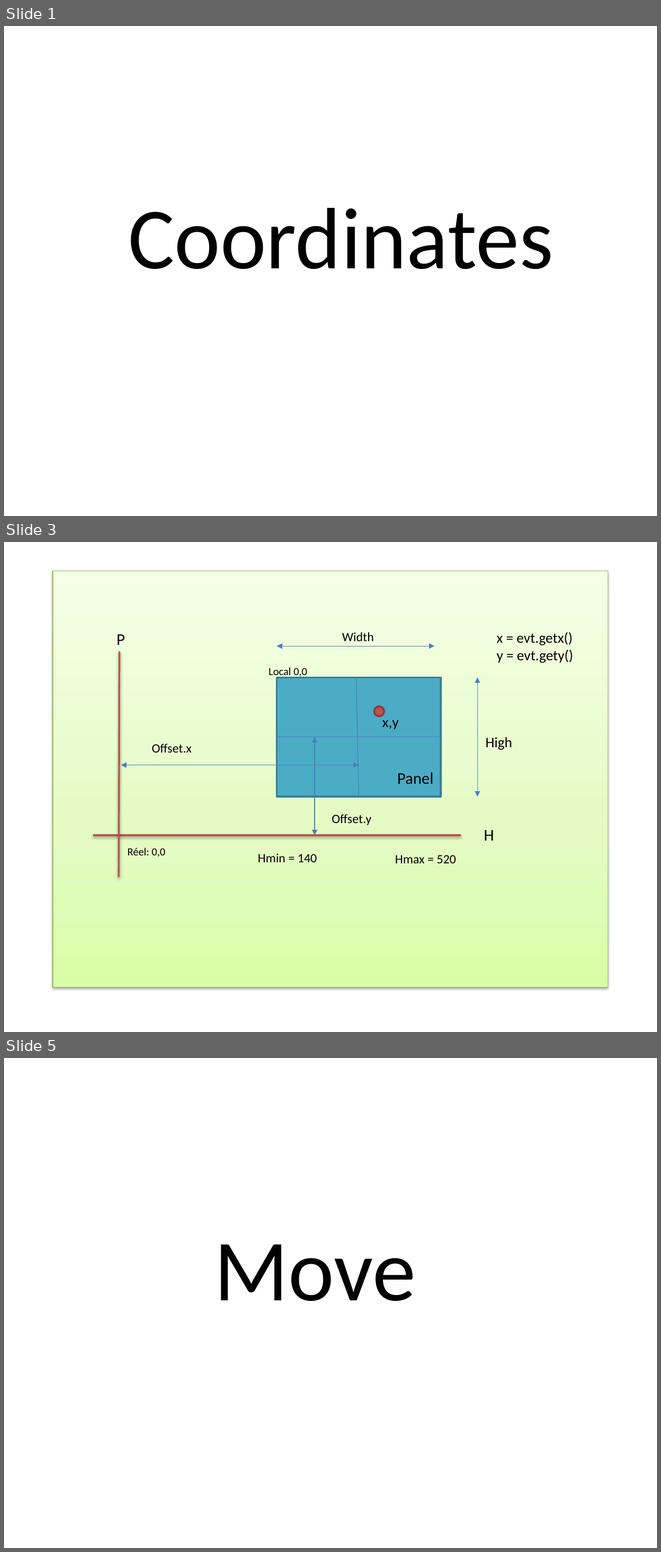
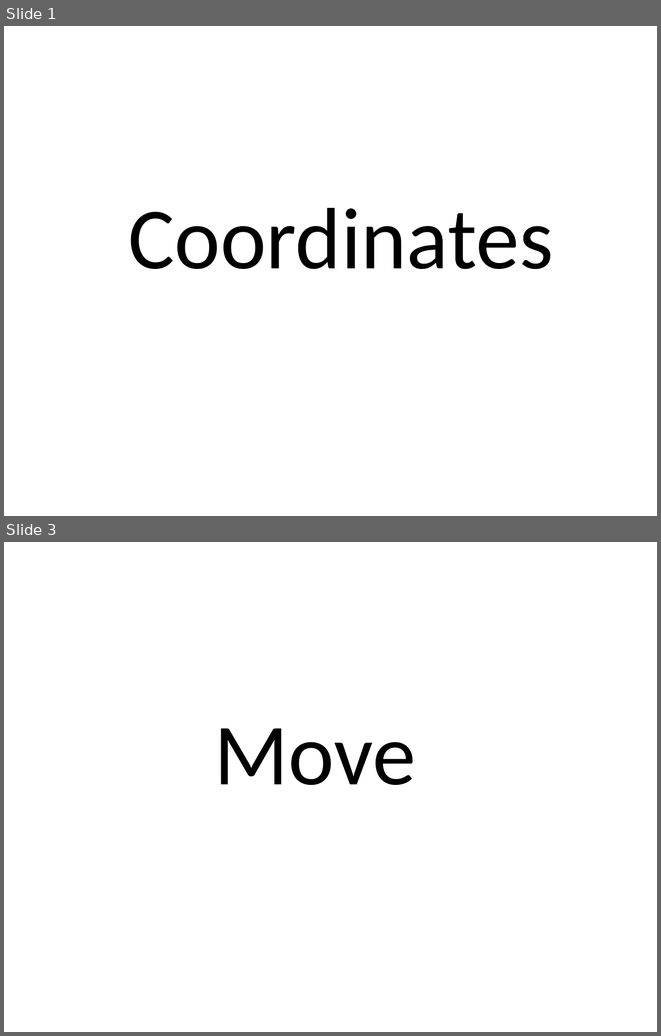
Before and after one commit to ckl67/PAC-Tool, a slide deck: blob/img/GUI/conversion.pptx. Shown one above the other, each under a label of ours: slides 1, 3 and 5 before the commit, slides 1 and 3 after it; the slides between them are not shown. The pictures are 661x1552 and 661x1036 pixels, drawn with LibreOffice and Linux fonts; fonts in the diff are those of the drawing. Boxes give left, top, right and bottom in pixels: in the first picture for what was removed or moved away, otherwise in the second. Text is boxed around its words. In the diff, an @@ line names an element or a change of style, - is before the commit and + after.

```diff
--- a/blob/img/GUI/conversion.pptx
+++ b/blob/img/GUI/conversion.pptx
@@ slide 3 removed at (4,542,657,1032), background #FFFFFF @@
@@ rectangle removed at (53,571,608,987) @@
@@ text removed at (116,634,125,645) @@
-P
@@ text removed at (342,632,374,641) @@
-Width
@@ text removed at (496,632,573,663) @@
-x = evt.getx()
-y = evt.gety()
@@ line removed from (120, 652) to (119, 877) @@
@@ double arrow removed from (277, 646) to (434, 646) @@
@@ text removed at (268,667,307,678) @@
-Local 0,0
@@ rectangle removed at (277,677,441,796) @@
@@ line removed from (356, 677) to (359, 796) @@
@@ double arrow removed from (477, 677) to (477, 796) @@
@@ ellipse removed at (374,706,384,716) @@
@@ text removed at (382,715,399,730) @@
-x,y
@@ text removed at (152,743,192,752) @@
-Offset.x
@@ line removed from (277, 737) to (441, 737) @@
@@ double arrow removed from (315, 737) to (315, 835) @@
@@ text removed at (485,737,512,750) @@
-High
@@ double arrow removed from (359, 765) to (121, 765) @@
@@ text removed at (397,772,433,784) @@
-Panel
@@ text removed at (332,814,371,825) @@
-Offset.y
@@ line removed from (460, 835) to (93, 835) @@
@@ text removed at (484,830,494,840) @@
-H
@@ text removed at (127,847,166,857) @@
-Réel: 0,0
@@ text removed at (258,853,317,862) @@
-Hmin = 140
@@ text removed at (395,855,456,863) @@
-Hmax = 520
@@ what was slide 5 is now slide 3 @@
```
Also in this commit, not shown: 1 slide changed, 4 slides added, 30 other slides removed, 12 other files.
